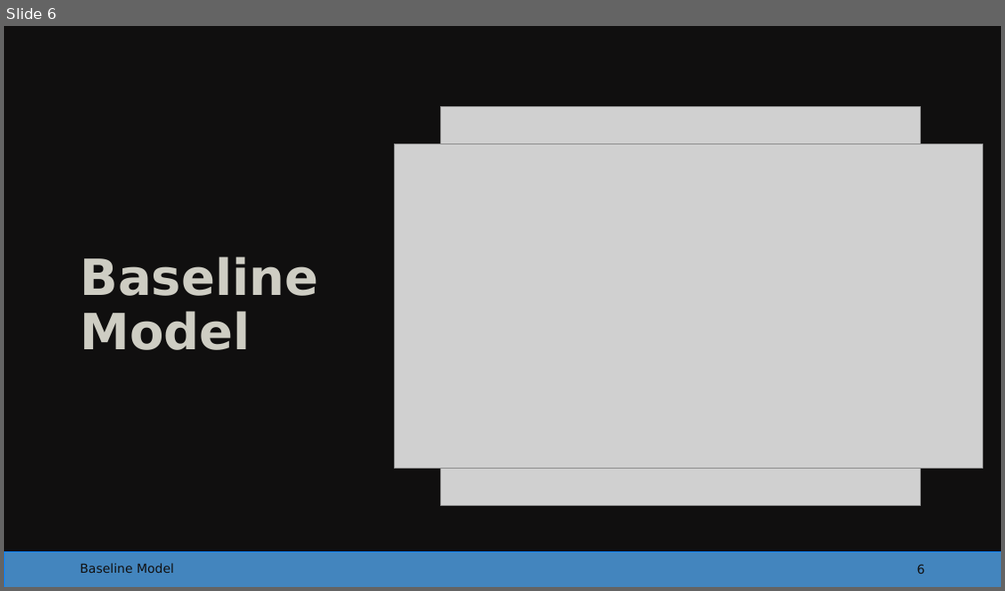
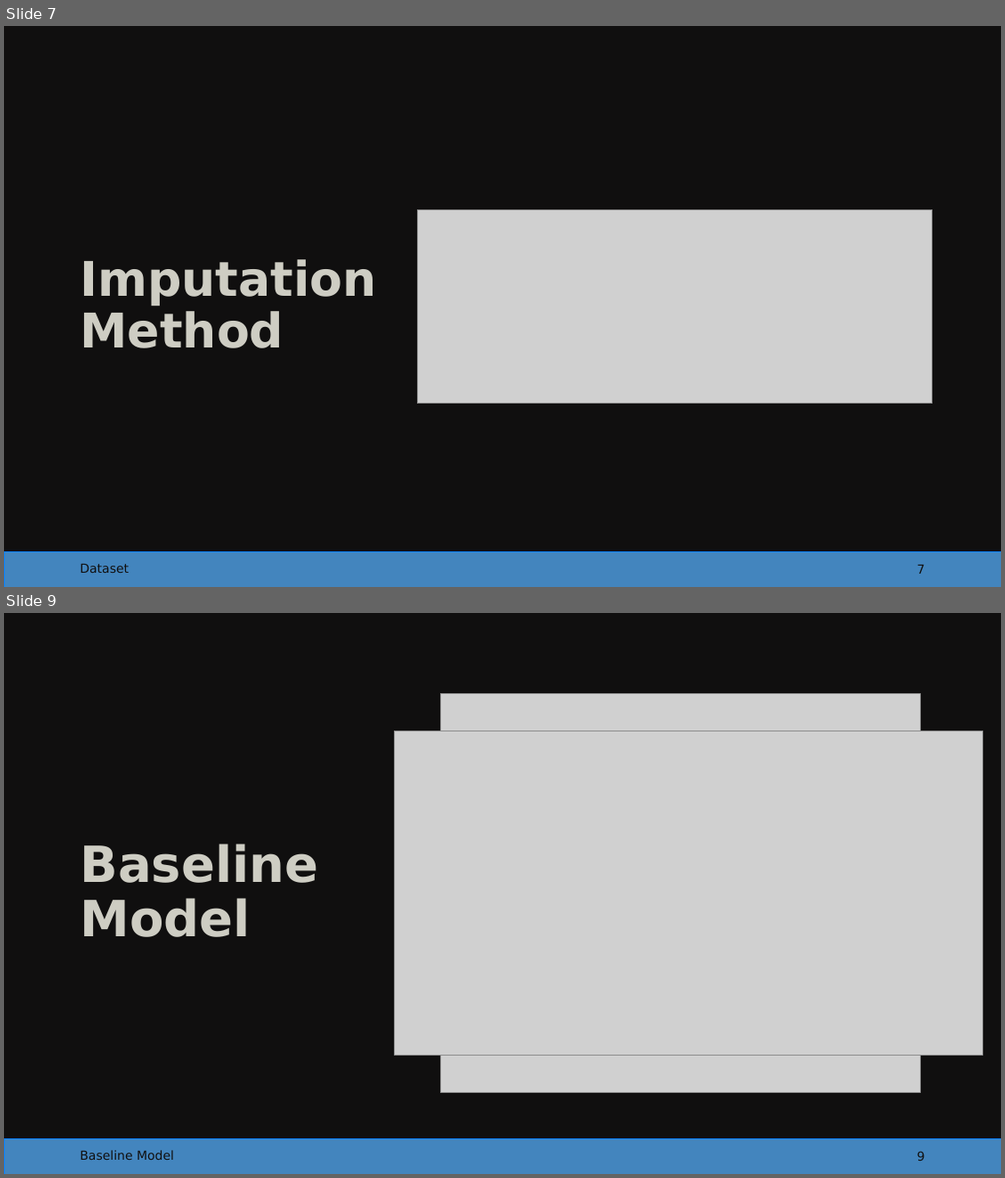
Before and after one commit to danielmeisinger/group-4, a slide deck: 4_Presentation/2024-01-09_presentation.pptx. Shown one above the other, each under a label of ours: slide 6 before the commit, slides 7 and 9 after it; the slides between them are not shown. The pictures are 1005x591 and 1005x1178 pixels, drawn with LibreOffice and Linux fonts; fonts in the diff are those of the drawing; grey boxes stand for pictures. Boxes give left, top, right and bottom in pixels: in the first picture for what was removed or moved away, otherwise in the second. Text is boxed around its words. In the diff, an @@ line names an element or a change of style, - is before the commit and + after.

```diff
--- a/4_Presentation/2024-01-09_presentation.pptx
+++ b/4_Presentation/2024-01-09_presentation.pptx
@@ slide 7 added at <box>4,26,1001,587</box>, background #100F0F; not listed: 1 template element that a slide beside it also shows @@
@@ picture added at <box>418,209,933,402</box> @@
@@ title added at <box>81,259,377,348</box>, 46 pt, text #CECDC3, bold @@
+Imputation Method
@@ text added at <box>80,564,129,572</box>, 12 pt, text #100F0F @@
+Dataset
@@ page number added at <box>917,564,925,573</box>, 12 pt, text #100F0F @@
+7
@@ what was slide 6 is now slide 9 @@
@@ page number at <box>917,1151,925,1160</box>: text changed @@
-6
+9
```
Also in this commit, not shown: 4 slides changed, 5 other slides added, 1 slide removed.
